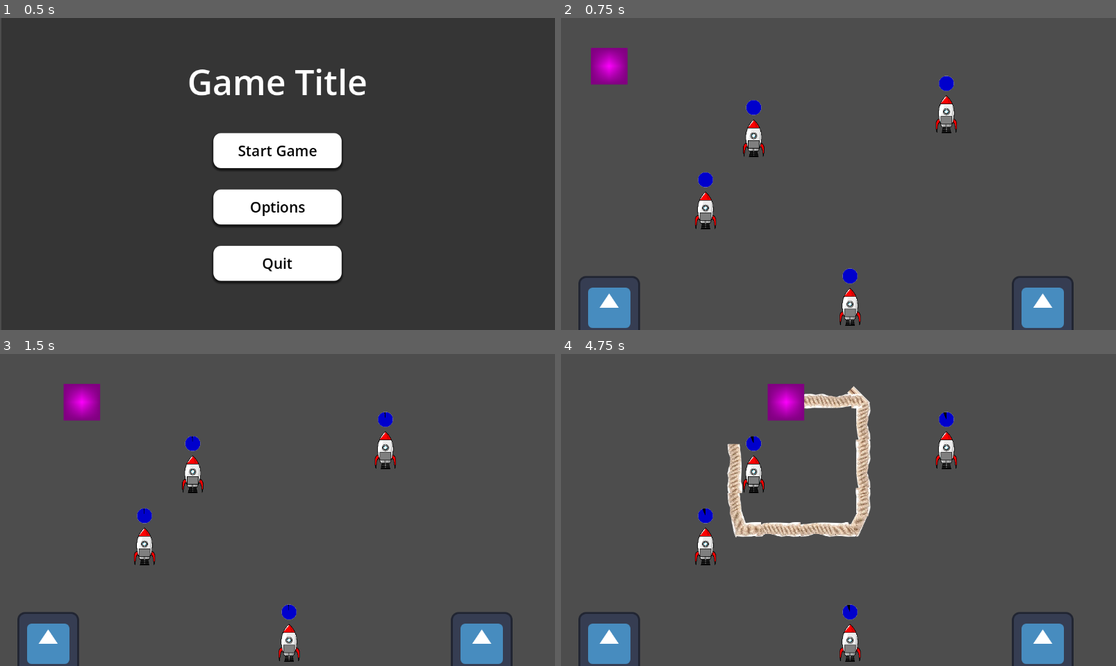
Above: before the commit, frames 1-4 (two rows, left to right).
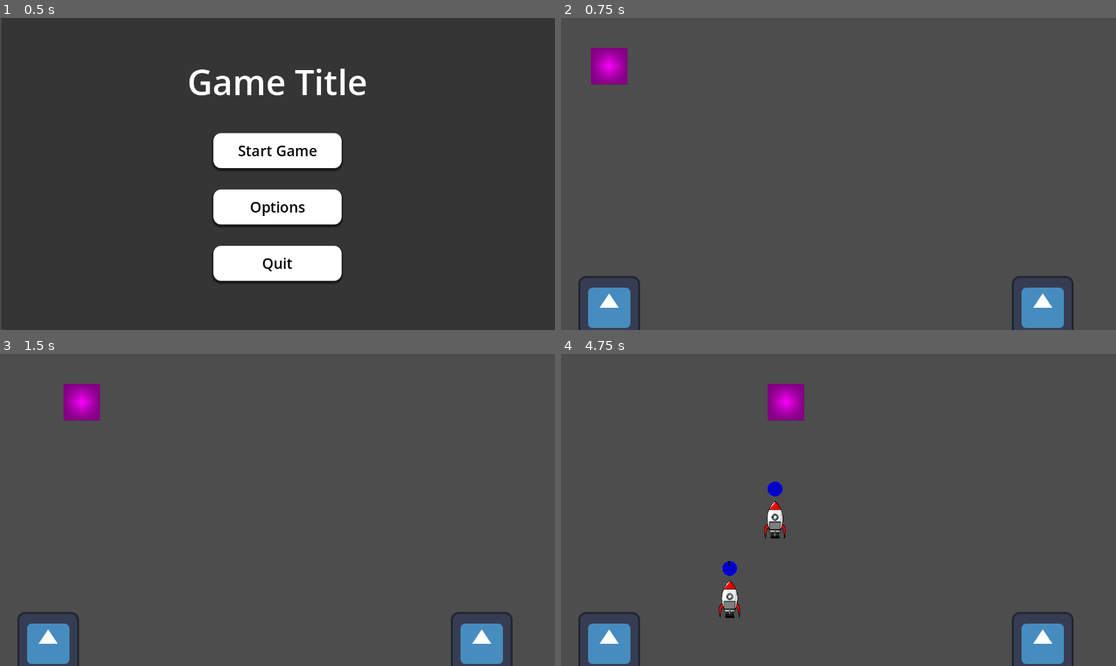
Above: after the commit, the same moments.

Repository: kylekolp/GMTKGameJam2026
Game: Godot game, scene res://src/core/MainGame.tscn
The game is run twice, just before and just after one commit, with the same random seed, the same clock (stepped at 60 frames per second) and the same inputs. The engine's default icon, where the game draws it, is replaced by a stand-in: a white triangle on a blue panel in a dark square. Sound files missing from this copy of the repository are replaced by a short silence.
Inputs (mouse positions are in pixels of both pictures, inside the frame that each line leads up to):
- Up to frame 1 (0.5 s): no input
- Up to frame 2 (0.75 s): click "Start Game" at 0.5 s
- Up to frame 3 (1.5 s): tap Enter at 1.25 s; move the mouse to (399, 494) at 1.27 s; hold D (Move_Right) from 1.28 s (still down)
- Up to frame 4 (4.75 s): move the mouse to (727, 525) at 2.02 s; release D (Move_Right) at 2.03 s; hold S (Move_Down) 2.03-2.78 s; move the mouse to (894, 441) at 2.77 s; hold D (Move_Right) 2.78-3.53 s; move the mouse to (810, 572) at 3.52 s; hold W (Move_Up) 3.53-4.28 s; move the mouse to (1005, 556) at 4.27 s; hold A (Move_Left) from 4.28 s (still down)

Frame 1 is identical in both runs. In frame 2, 1.6% of the frame differs, in the area x 24-72%, y 18-99%; in frame 3, 1.6%; in frame 4, 5.3%, in the area x 24-72%, y 10-99%.

Commit message:
rockets spawn in area over time

Diff:
--- a/src/levels/Level1.gd
+++ b/src/levels/Level1.gd
@@ -1,10 +1,28 @@
 extends Level
+
+@export var rocket_spawn_interval: float = 2.0
+
+@onready var rocket_spawn_timer: Timer = $RocketSpawnTimer
+@onready var rocket_spawn_area_top_left: Marker2D = $SpawnAreaTopLeft
+@onready var rocket_spawn_area_bottom_right: Marker2D = $SpawnAreaBottomRight
+
+var rocket_spawn_area: Rect2
 
 func _ready() -> void:
 	SignalBus.LoadEntity.emit(UIDCatalog.Entity_Player, Vector2(100,100), self)
-	SignalBus.LoadEntity.emit(UIDCatalog.Entity_Rocket, Vector2(600,600), self)
-	SignalBus.LoadEntity.emit(UIDCatalog.Entity_Rocket, Vector2(800,200), self)
-	SignalBus.LoadEntity.emit(UIDCatalog.Entity_Rocket, Vector2(400,250), self)
-	SignalBus.LoadEntity.emit(UIDCatalog.Entity_Rocket, Vector2(300,400), self)
 	SignalBus.LoadEntity.emit(UIDCatalog.Entity_Fire, Vector2(100,600), self)
 	SignalBus.LoadEntity.emit(UIDCatalog.Entity_Fire, Vector2(1000,600), self)
+
+	rocket_spawn_area = Rect2(
+		rocket_spawn_area_top_left.position,
+		rocket_spawn_area_bottom_right.position - rocket_spawn_area_top_left.position
+	)
+
+	rocket_spawn_timer.start()
+
+func _on_rocket_spawn_timer_timeout() -> void:
+	var rocket_spawn_position := Vector2(
+		randf_range(rocket_spawn_area.position.x, rocket_spawn_area.end.x),
+		randf_range(rocket_spawn_area.position.y, rocket_spawn_area.end.y)
+	)
+	SignalBus.LoadEntity.emit(UIDCatalog.Entity_Rocket, rocket_spawn_position, self)
--- a/src/levels/Level1.tscn
+++ b/src/levels/Level1.tscn
@@ -4,3 +4,14 @@
 
 [node name="Level1" type="Node2D" unique_id=1647347138]
 script = ExtResource("1_qsbfr")
+
+[node name="RocketSpawnTimer" type="Timer" parent="." unique_id=454984310]
+wait_time = 2.0
+
+[node name="SpawnAreaTopLeft" type="Marker2D" parent="." unique_id=913642284]
+position = Vector2(10, 10)
+
+[node name="SpawnAreaBottomRight" type="Marker2D" parent="." unique_id=704561352]
+position = Vector2(1142, 638)
+
+[connection signal="timeout" from="RocketSpawnTimer" to="." method="_on_rocket_spawn_timer_timeout"]
